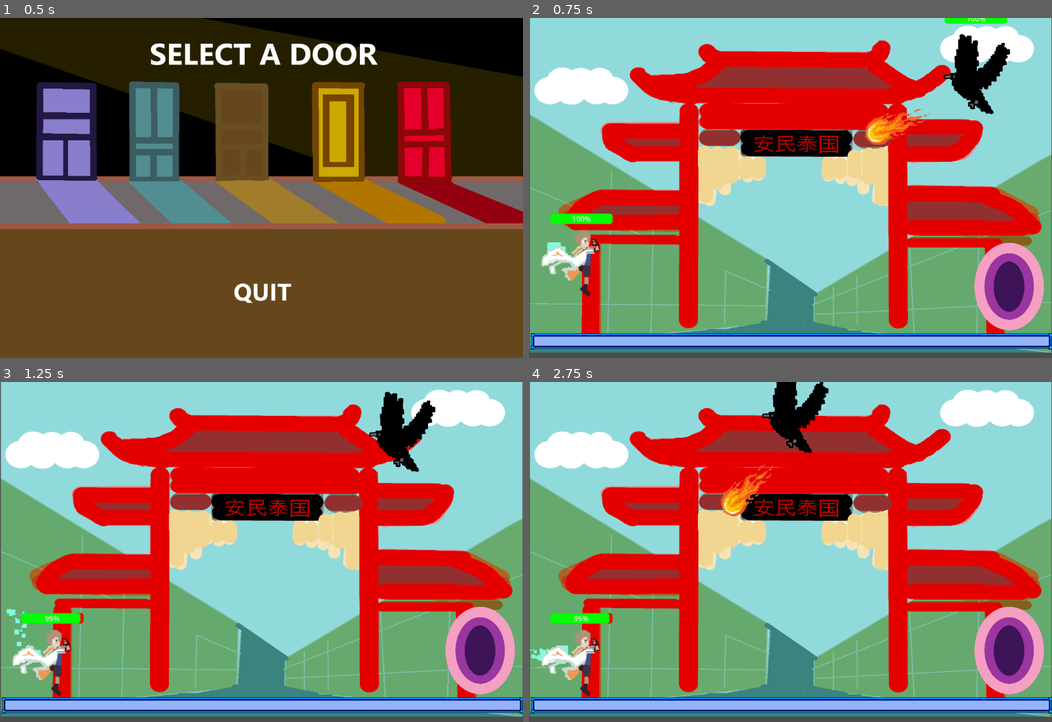
Above: before the commit, frames 1-4 (two rows, left to right).
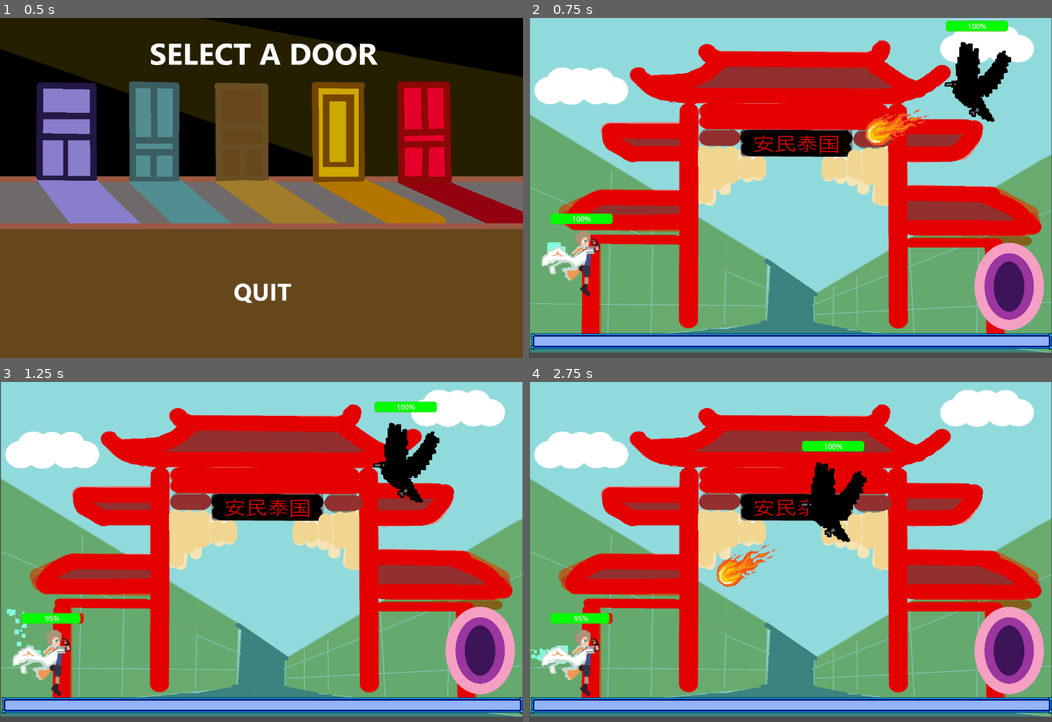
Above: after the commit, the same moments.

Repository: jwang5-dot/12-DT-Project
Game: Godot game, scene res://scene/mainmenu.tscn
Two runs of this game, one before a commit and one after it. Both use one fixed random seed, a clock stepped at 60 frames per second and the inputs below.
Inputs (mouse positions are in pixels of both pictures, inside the frame that each line leads up to):
- Up to frame 1 (0.5 s): no input
- Up to frame 2 (0.75 s): click "PLAY" at 0.5 s
- Up to frame 3 (1.25 s): no input
- Up to frame 4 (2.75 s): tap Enter (ui_accept) at 1.25, 1.52, 2.27 s; move the mouse to (905, 535) at 1.27 s; hold Right (ui_right) from 1.28 s (still down); move the mouse to (685, 569) at 2.02 s

Frame 1 is identical in both runs. In frame 2, 1.5% of the frame differs, in the area x 64-93%, y 0-38%; in frame 3, 2.1%; in frame 4, 3.9%, in the area x 35-65%, y 0-61%.

Commit message:
Enemy black same thing

Diff:
--- a/assessment-game/scene/Level 2.tscn
+++ b/assessment-game/scene/Level 2.tscn
@@ -31,8 +31,10 @@
 position = Vector2(571, 709)
 shape = SubResource("RectangleShape2D_y32ns")
 
-[node name="CharacterBody2D2" parent="." unique_id=1653680679 instance=ExtResource("4_h7in3")]
+[node name="CharacterBody2D2" parent="." unique_id=1653680679 node_paths=PackedStringArray("point_a", "point_b") instance=ExtResource("4_h7in3")]
 position = Vector2(1020.00006, 145.99997)
+point_a = NodePath("../Marker2D")
+point_b = NodePath("../Marker2D2")
 
 [node name="Area2D" type="Area2D" parent="." unique_id=784893877]
 
@@ -56,4 +58,10 @@
 patch_margin_right = 16
 patch_margin_bottom = 16
 
+[node name="Marker2D" type="Marker2D" parent="." unique_id=1430021390]
+position = Vector2(432, 119)
+
+[node name="Marker2D2" type="Marker2D" parent="." unique_id=459738990]
+position = Vector2(1014, 301)
+
 [connection signal="body_entered" from="Area2D" to="." method="_on_area_2d_body_entered"]
